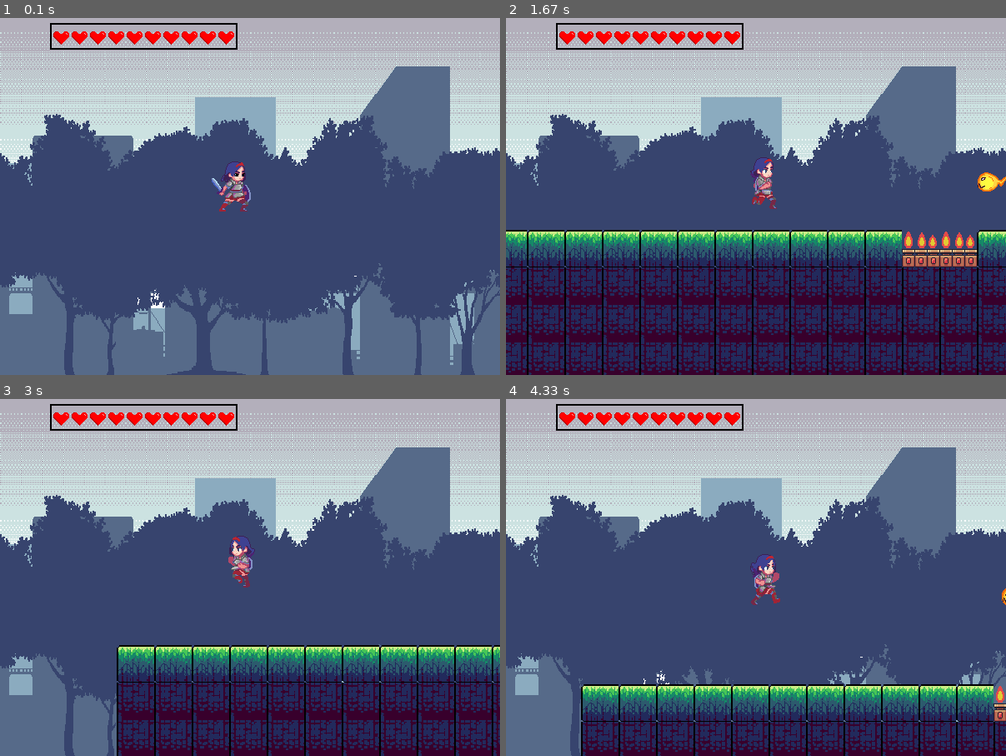
Above: before the commit, frames 1-4 (two rows, left to right).
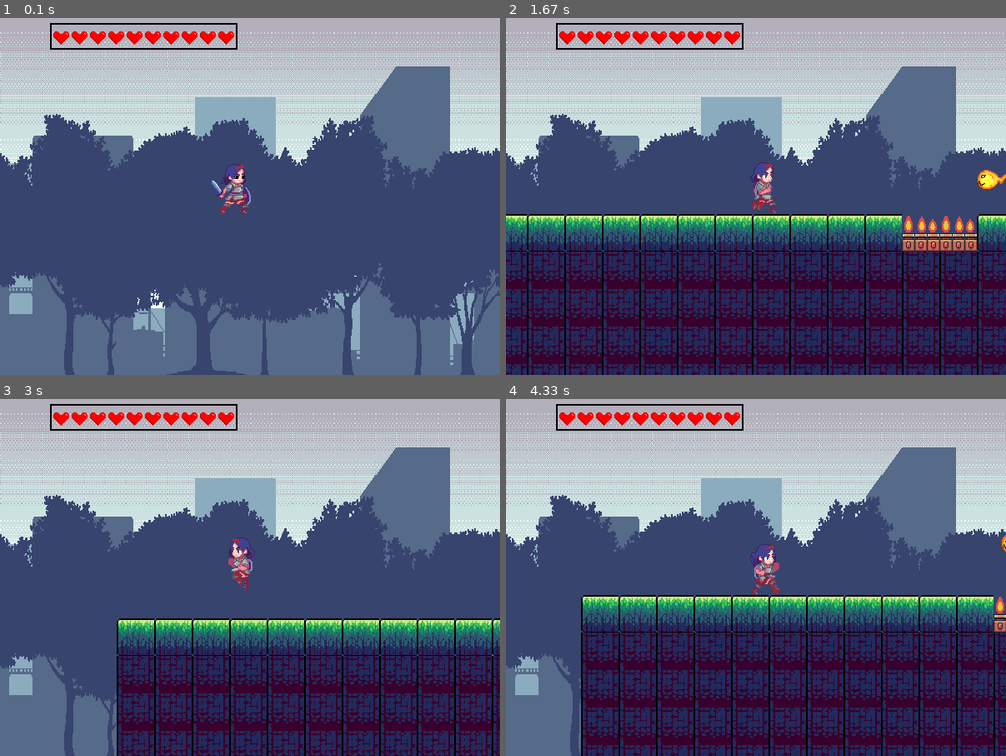
Above: after the commit, the same moments.

Repository: alinaramilevna/pygame-project
Game: pygame game, started from main.py
Two runs of this game, one before a commit and one after it. Both use one fixed random seed, a clock stepped at 60 frames per second and the inputs below.
Inputs:
- Up to frame 1 (0.1 s): no input
- Up to frame 2 (1.67 s): hold Right 0.33-0.8 s; hold Up 0.83-1.13 s; hold Right 1.17-1.63 s
- Up to frame 3 (3 s): hold Left 1.67-2.2 s; hold Down 2.23-2.53 s; tap Space at 2.57 s; hold Left from 2.9 s (still down)
- Up to frame 4 (4.33 s): release Left at 3.3 s; hold Up 3.33-3.7 s; hold Right from 3.73 s (still down)

The runs differ from the first frame. In frame 1, 0.5% of the frame differs, in the area x 42-51%, y 40-55%; in frame 2, 26%; in frame 3, 17%; in frame 4, 30%, in the area x 15-100%, y 38-100%.

Commit message:
доделала с горем пополам физику

Diff:
--- a/main.py
+++ b/main.py
@@ -119,6 +119,7 @@
         self.is_jump = False
         self.jump_cnt = 0
         self.vy = 0
+
         # stand - стоит, attack - атакует, hurt - получает урон, jump - прыгает, walking - идет; аналогично с walking_l и др
         self.status = ['stand', 'stand']
 
@@ -152,25 +153,37 @@
                     frame_location, self.rect.size)))
         return frames
 
-    def update(self, move_type: str):
+    def death(self):  # TODO
+        self.kill()
+
+    def hurt(self):
+        self.health -= 0.1
+        self.status.append('hurt_l' if '_l' in self.status[-2] else 'hurt')
+
+    def update(self, move_type):
         self.frames_cnt += 1
         self.check_collision_y()
+
         if self.health <= 0:
-            self.kill()
-        self.gravitation()
+            self.death()
+
         if move_type is not None:
+
             if move_type == 'right':
                 if self.status[-2] != 'walking':
                     self.frames_cnt = 0
                 self.step_right()
                 self.status.append('walking')
+
             elif move_type == 'left':
                 if self.status[-2] != 'walking_l':
                     self.frames_cnt = 0
                 self.step_left()
                 self.status.append('walking_l')
+
             elif move_type == 'down':
                 self.go_down_the_ladder()
+
             elif move_type == 'jump':
                 if pygame.sprite.spritecollideany(self, ladders_group):
                     self.go_up_the_ladder()
@@ -179,15 +192,19 @@
                         self.frames_cnt = 0
                     self.jump()
                     self.status.append('jump')
+
             elif move_type == 'attack':
                 if self.status[-2][-1] == 'l':
                     status = 'attack_l'
                 else:
                     status = 'attack'
+
                 if self.status[-2] != status:
                     self.frames_cnt = 0
                 self.status.append(status)
                 self.attack()
+
+        self.gravitation()
         self.cur_frame = self.frames[self.status[-1]][self.frames_cnt % len(self.frames[self.status[-1]])]
         self.image = self.cur_frame
         self.status.append('stand' if self.status[-1][-1] != 'l' else 'stand_l')
@@ -211,65 +228,61 @@
                 return
 
     def go_down_the_ladder(self):
-        old = self.rect.copy()
-        if pygame.sprite.spritecollideany(self, ladders_group):
-            self.rect = self.rect.move(0, self.vy)
-            if pygame.sprite.spritecollideany(self, walls_group):
-                self.rect = old
+        self.rect.y += tile_height
+        for ladder in ladders_group:
+            if pygame.sprite.collide_mask(self, ladder):
+                for wall in walls_group:
+                    while pygame.sprite.collide_mask(self, wall):
+                        self.rect.y -= 1
+                return
+        else:
+            self.rect.y -= tile_height
 
     def go_up_the_ladder(self):
         self.rect.y -= tile_height // 2
 
     def jump(self):
-        if self.is_grounded:
-            self.vy = -GRAVITY * 3
+        self.rect.y += 2
+        if pygame.sprite.spritecollideany(self, tiles_group):
             self.is_jump = True
+            self.vy = 1
+            self.jump_cnt = 0
+        else:
+            self.is_jump = False
+        self.rect.y -= 2
 
     def check_collision_y(self):
-        self.rect.y += 10
-
-        # есть ли опора снизу
+        # есть ли что-то сверху
+        self.rect.y -= tile_height
         if pygame.sprite.spritecollideany(self, walls_group) or \
                 pygame.sprite.spritecollideany(self, ladders_group) or pygame.sprite.spritecollideany(self, fire_group):
-            self.is_grounded = True
-            self.vy = 0
-        else:
-            self.is_grounded = False
-        self.rect.y -= 10
-
-        # есть ли что-то сверху
-        self.rect.y -= 2
-        if pygame.sprite.spritecollideany(self, walls_group) or \
-                pygame.sprite.spritecollideany(self, ladders_group) or pygame.sprite.spritecollideany(self, fire_group):
-            self.rect.y += 2
+            self.rect.y += tile_height
             self.ис_ударилась_головой_об_что_нибудь_сверху = True
             self.vy = -self.vy
             self.is_jump = False
         else:
-            self.rect.y += 2
+            self.rect.y += tile_height
             self.ис_ударилась_головой_об_что_нибудь_сверху = False
 
-        self.rect.y += 10
-        if pygame.sprite.spritecollideany(self, fire_group):
-            self.health -= 0.5
-        self.rect.y -= 10
-
     def gravitation(self):
-        if not self.is_grounded and not self.is_jump:
-            self.vy += GRAVITY
-            self.rect.y += self.vy - 3
-        elif self.is_jump and not self.ис_ударилась_головой_об_что_нибудь_сверху and self.jump_cnt < 50:
+        if self.is_jump and self.jump_cnt <= 60:
             self.vy -= GRAVITY
             self.rect.y += self.vy
-            self.jump_cnt += 4
-        elif self.jump_cnt >= 30:
-            self.is_jump = False
-            self.jump_cnt = 0
-        # чтобы не застревала в текстурах
-        while pygame.sprite.spritecollideany(self,
-                                             walls_group) and not self.ис_ударилась_головой_об_что_нибудь_сверху or \
-                pygame.sprite.spritecollideany(self, fire_group):
-            self.rect.y -= 1
+            self.jump_cnt += 5
+            if pygame.sprite.spritecollideany(self, tiles_group):
+                self.rect.y -= self.vy
+                self.vy = 0
+                self.is_jump = False
+                self.jump_cnt = 0
+        else:
+            self.vy += GRAVITY
+            self.rect.y += self.vy
+            if pygame.sprite.spritecollideany(self, tiles_group):
+                if pygame.sprite.spritecollideany(self, fire_group):
+                    self.hurt()
+                self.rect.y -= self.vy
+                self.vy = 0
+                return
 
     def attack(self):
         for enemy in enemy_group:
@@ -295,22 +308,16 @@
         super().__init__(enemy_group)
 
         self.health = 40
-        self.damage = 10
+        self.damage = 3
         self.vx = randrange(1, 4)
 
         self.frames = []
         self.frames_l = []
-        self.frames_shot = []
-        self.frames_shot_l = []
-
-        self.cut_sheet(self.frames_shot, load_image('enemy/shot.png'), 8, 1)
-        self.cut_sheet(self.frames_shot_l, pygame.transform.flip(load_image('enemy/walking.png'), True, False), 8, 1)
 
         self.cut_sheet(self.frames, load_image('enemy/walking.png'), 7, 1)
         self.cut_sheet(self.frames_l, pygame.transform.flip(load_image('enemy/walking.png'), True, False), 7, 1)
         self.cur_frame = 0
-        self.attack_frame = 0
-        self.is_attack = False
+        self.attack_time_cnt = 0
 
         self.image = self.frames[self.cur_frame]
         self.rect = self.rect.move(pos_x, pos_y)
@@ -350,17 +357,10 @@
 
     def attack(self):
         for player in player_group:
-            if abs(player.rect.x - self.rect.x) <= 70 and abs(self.rect.y - player.rect.y) <= 50:
-                if not self.is_attack:
-                    self.cur_frame = 0
-                    self.attack_frame = 0
-                    self.is_attack = True
-                else:
-                    self.attack_frame = (self.attack_frame + 1) % len(self.frames_shot)
-                if self.image in self.frames:
-                    self.image = self.frames_shot[self.attack_frame]
-                elif self.image in self.frames_l:
-                    self.image = self.frames_shot_l[self.attack_frame]
+            if pygame.sprite.collide_mask(self, player):
+                self.attack_time_cnt += 1
+                player.health -= self.damage if self.attack_time_cnt % 10 == 0 else 0
+                player.hurt()
 
 
 class Star(pygame.sprite.Sprite):
